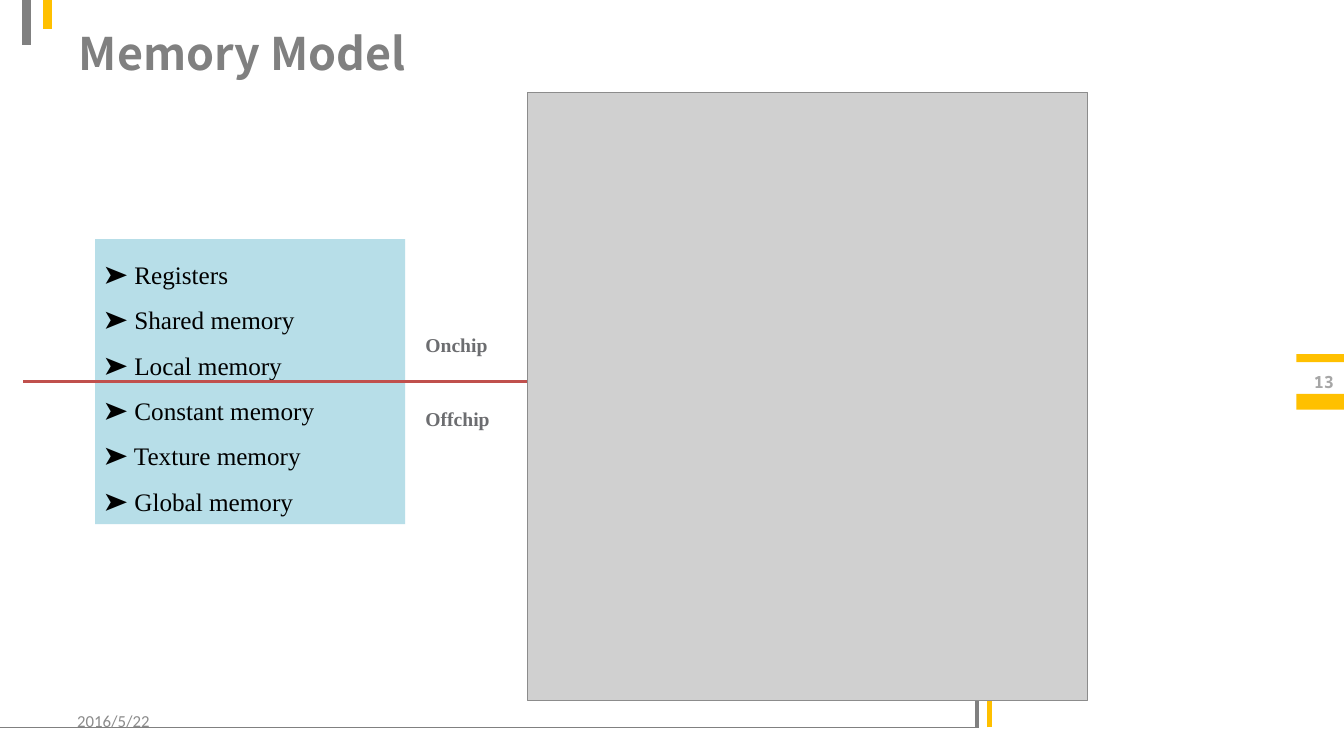
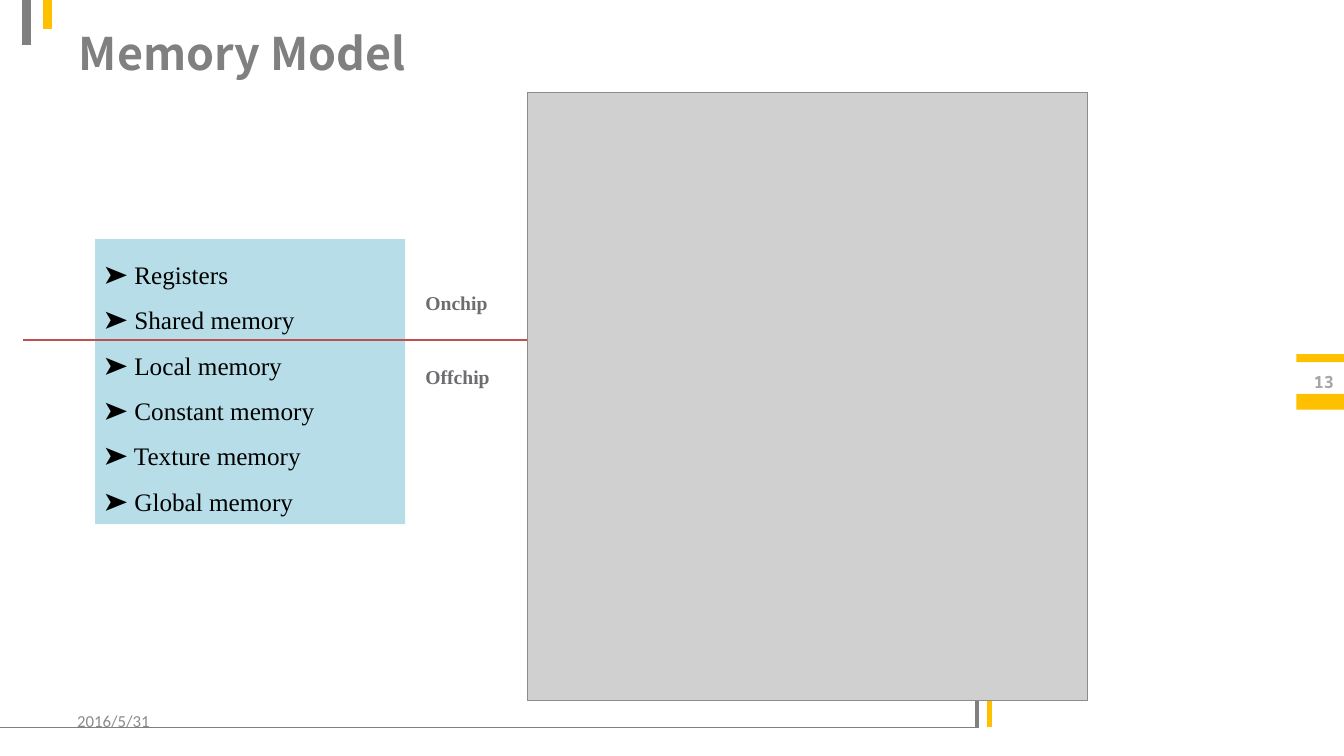
Before and after one commit to LitLeo/slides_of_parallel_computation, a slide deck: slide 13 of CUDA programming.pptx. Drawn at 1344x756 pixels with LibreOffice and Linux fonts; fonts in the diff are those of the drawing; grey boxes stand for pictures; background and template pictures are left out. Boxes give left, top, right and bottom in pixels: in the first picture for what was removed or moved away, otherwise in the second. Text is boxed around its words. In the diff, an @@ line names an element or a change of style, - is before the commit and + after.

```diff
--- a/CUDA programming.pptx
+++ b/CUDA programming.pptx
@@ 2 texts, 1 line: place and size @@
-2 texts, 1 line at (23, 338, 527, 430)
+2 texts, 1 line at (23, 296, 527, 388)
@@ text at (77, 715, 149, 728): text changed @@
-2016/5/22
+2016/5/31
```
Also in this commit, not shown: 19 other slides changed, 10 slides added, 1 slide removed.
